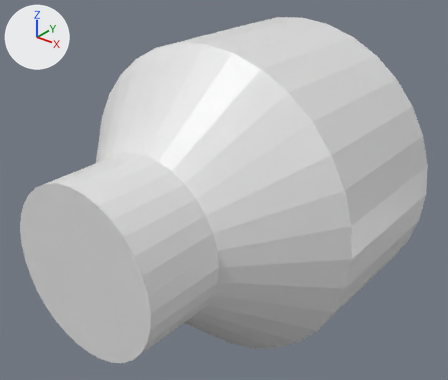
Before and after pictures for a commit that changed the Blender file Assets/Models/Puzzle/Temporary Emitter.blend.
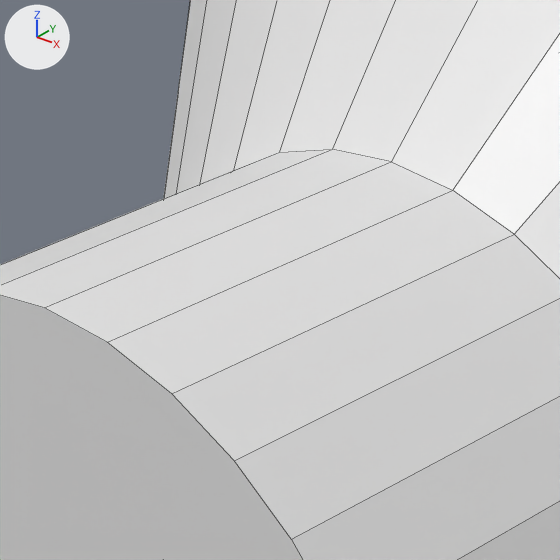
Each version is shown whole from a camera (50 mm lens) standing at (1.114, -1.058, 0.885) and looking at (0.028, 0.299, 0.043), then close up on the part from 13% to 41% of the width and 32% to 64% of the height. The lights are fixed; the arrows at upper left show +X, +Y and +Z. The close-ups show mesh edges as thin lines.

In view in the first close-up: 'Emitter'.
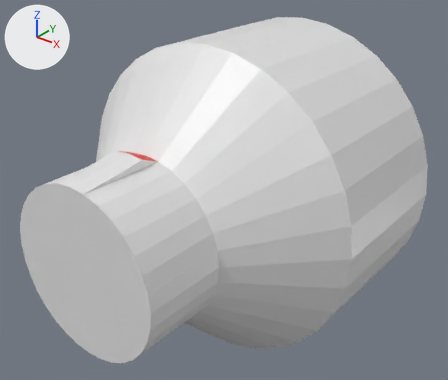
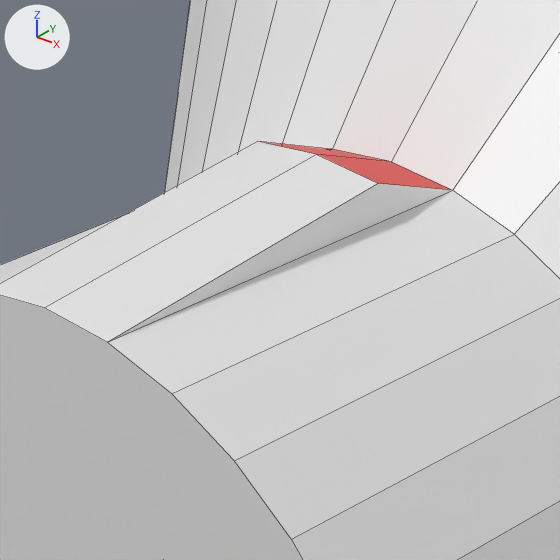
Pixel boxes (x1, y1, x2, y2) of what changed, in the close-ups (560 x 560 px):
part 1 of me_cube, built on
    before: (0, 149, 452, 342)
    after: (0, 141, 452, 342)

Patch to the scene script:
```diff
--- a/Assets/Models/Puzzle/Temporary Emitter.blend.py
+++ b/Assets/Models/Puzzle/Temporary Emitter.blend.py
@@ mat_tip @@
+mat_tip = principled_material('Tip')
+mat_tip.base_color = (0.8, 0.047, 0.0387)  # red #e73d37
@@ me_cube @@
 me_cube.from_pydata(...)  # 128 vertices, 98 faces; spans x -0.5..0.5, y -0.75..0.25, z -0.5..0.5
 # used by ob_emitter; location = (0.0, 0.0, 0.0); rotation_euler = (3.142, 0.0, 0.0), in degrees (180, 0, 0)
 # verts and faces of me_cube; kept vertices keep their numbers, new ones are numbered from 128
 # before: 6 (0.049, 0.25, -0.245) at pixel (107, 342), 12 (0.0, 0.25, -0.25) at pixel (44, 307), 65 (-0.049, 0.25, -0.245), 96 (0.0, 0.0, -0.25) at pixel (391, 161), 102 (-0.049, 0.0, -0.245) at pixel (332, 149)
 # before: 127 (0.049, 0.0, -0.245) at pixel (452, 190)
+# me_cube part 1
+delete_faces([(6, 127, 96, 12), (12, 96, 102, 65)])
+for new, old in zip([128, 129, 130], [6, 12, 65]): verts[new] = verts[old] + (0.0, -0.193, -0.023)
+faces += [(65, 130, 102), (12, 129, 130, 65), (6, 128, 129, 12), (6, 127, 128)]  # mat_material (white #e7e7e7)
+faces += [(96, 129, 128, 127), (96, 102, 130, 129)]  # mat_tip (red #e73d37)
 me_cube.materials.append(mat_material)
+me_cube.materials.append(mat_tip)  # red #e73d37
```
